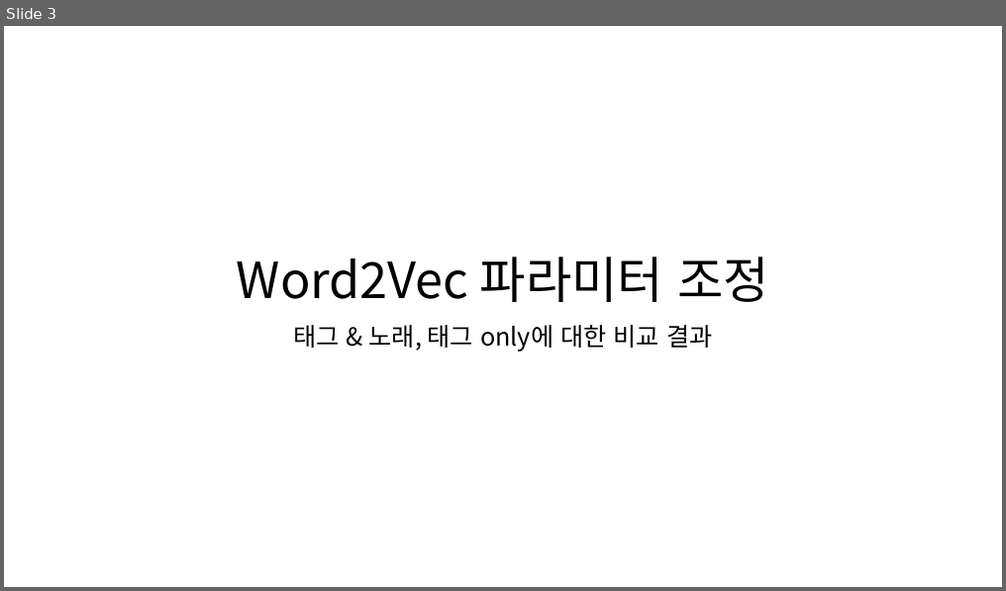
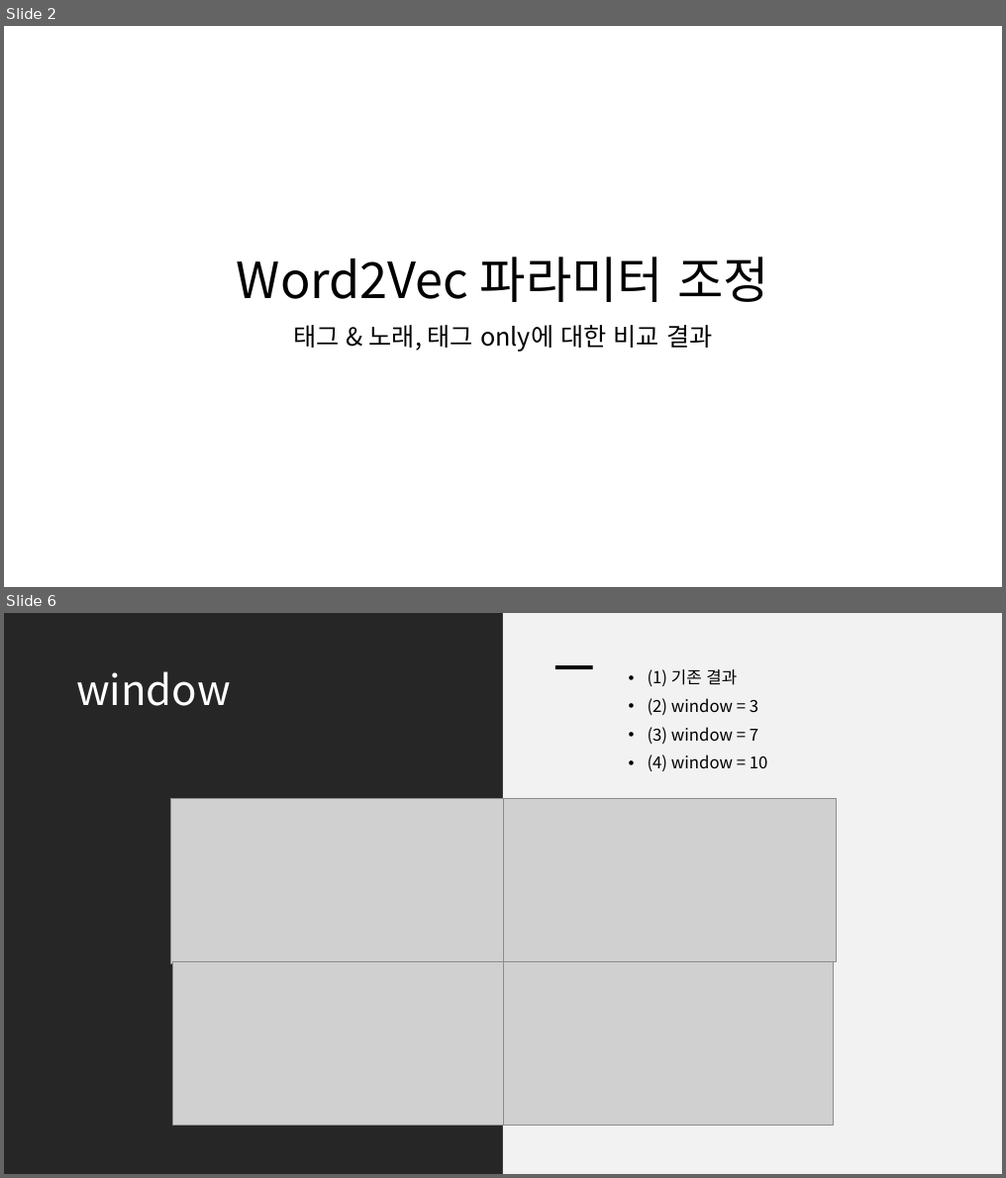
Before and after one commit to LimTurtle/GA_Saronite, a slide deck: src/Test_Model_Gaeul/05_Conclusion.pptx. Shown one above the other, each under a label of ours: slide 3 before the commit, slides 2 and 6 after it; the slides between them are not shown. The pictures are 1006x591 and 1006x1178 pixels, drawn with LibreOffice and Linux fonts; fonts in the diff are those of the drawing; grey boxes stand for pictures. Boxes give left, top, right and bottom in pixels: in the first picture for what was removed or moved away, otherwise in the second. Text is boxed around its words. In the diff, an @@ line names an element or a change of style, - is before the commit and + after.

```diff
--- a/src/Test_Model_Gaeul/05_Conclusion.pptx
+++ b/src/Test_Model_Gaeul/05_Conclusion.pptx
@@ slide 6 added at [4, 613, 1002, 1174], background #FFFFFF @@
@@ rectangle added at [4, 613, 503, 1174], fill #262626 @@
@@ rectangle added at [503, 613, 1002, 1174], fill #F2F2F2 @@
@@ title added at [76, 671, 231, 706], 40 pt, text #FFFFFF @@
+window
@@ rectangle added at [555, 665, 593, 669], fill #000000 @@
@@ text added at [648, 669, 768, 771], 16 pt, text #000000 @@
+• (1) 기존 결과
+• (2) window = 3
+• (3) window = 7
+• (4) window = 10
@@ picture added at [171, 799, 503, 963] @@
@@ picture added at [504, 799, 837, 961] @@
@@ picture added at [172, 961, 503, 1125] @@
@@ picture added at [503, 962, 834, 1126] @@
@@ what was slide 3 is now slide 2 @@
```
Also in this commit, not shown: 3 slides changed, 4 other slides added, 1 slide removed, 4 other files.
